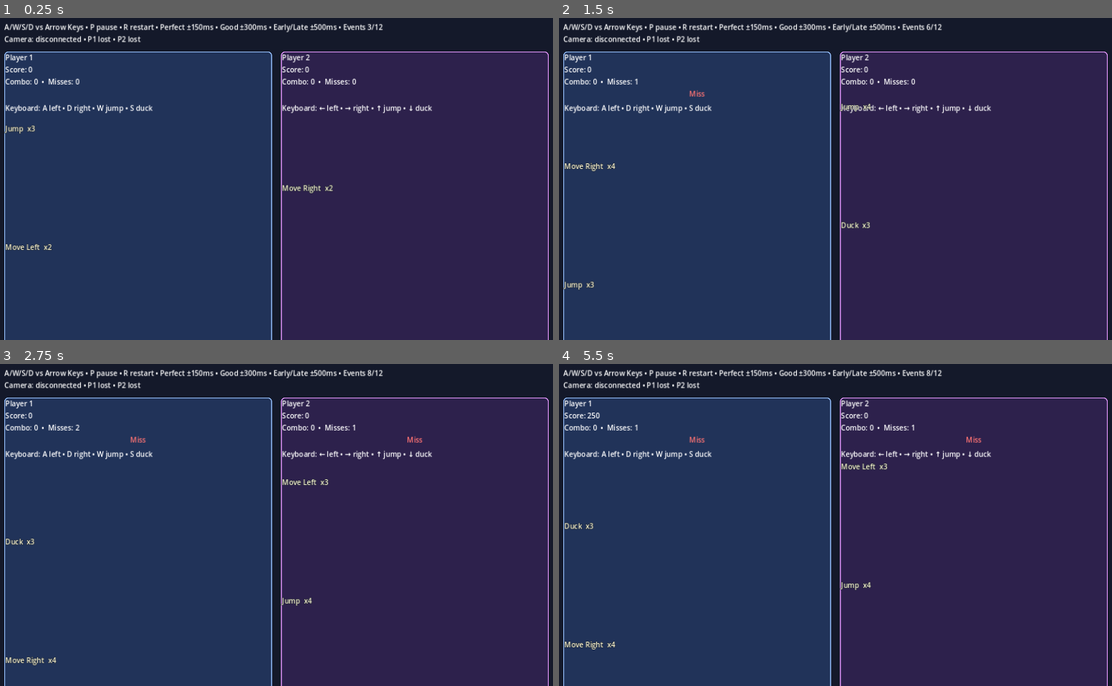
Above: before the commit, frames 1-4 (two rows, left to right).
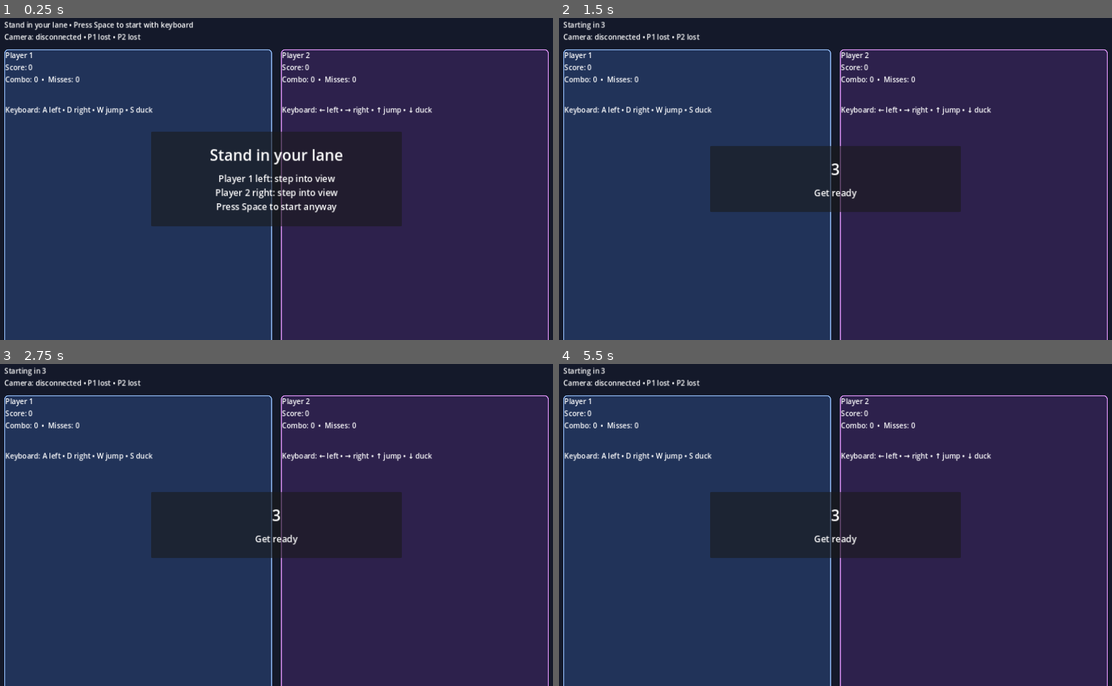
Above: after the commit, the same moments.

Repository: goblinsan/beat-dodge
Game: Godot game, scene res://scenes/main.tscn
Two runs of this game, one before a commit and one after it. Both use one fixed random seed, a clock stepped at 60 frames per second and the inputs below.
Inputs:
- Up to frame 1 (0.25 s): no input
- Up to frame 2 (1.5 s): tap Space at 0.5, 0.77, 0.8, 1.07, 1.35 s; hold D 0.53-1.28 s; tap Enter at 0.6 s; hold S from 1.28 s (still down)
- Up to frame 3 (2.75 s): tap Space at 1.52, 1.82, 2.3 s; tap Enter at 1.55, 2.1 s; release S at 2.03 s; hold D from 2.03 s (still down)
- Up to frame 4 (5.5 s): release D at 2.78 s; hold W 2.78-3.53 s; tap R at 2.85 s; tap Space at 3.02, 3.32, 3.77, 3.8, 4.07, 4.52, 4.82, 5.1 s; tap Enter at 3.05, 4.35 s; hold A 3.53-5.03 s; tap P at 3.6, 4.25 s; hold S from 5.03 s (still down)

The runs differ from the first frame. In frame 1, 17% of the frame differs, in the area x 0-100%, y 1-72%; in frame 2, 13%; in frame 3, 13%; in frame 4, 13%.
Error before the commit: Cannot call method 'set_input_as_handled' on a null value. (res://scripts/course_runtime.gd:147)
Error after the commit: Cannot call method 'set_input_as_handled' on a null value. (res://scripts/course_runtime.gd:182)

Commit message:
Add pre-round living room flow

Diff:
--- a/game/godot-project/scenes/main.tscn
+++ b/game/godot-project/scenes/main.tscn
@@ -82,6 +82,7 @@
 unique_name_in_owner = true
 custom_minimum_size = Vector2(0, 28)
 layout_mode = 2
+theme_override_font_sizes/font_size = 26
 horizontal_alignment = 1
 
 [node name="LaneBindingsLabel" type="Label" parent="UI/Lanes/LanePlayer1/LaneContent"]
@@ -121,6 +122,7 @@
 unique_name_in_owner = true
 custom_minimum_size = Vector2(0, 28)
 layout_mode = 2
+theme_override_font_sizes/font_size = 26
 horizontal_alignment = 1
 
 [node name="LaneBindingsLabel" type="Label" parent="UI/Lanes/LanePlayer2/LaneContent"]
@@ -132,6 +134,46 @@
 custom_minimum_size = Vector2(0, 520)
 layout_mode = 2
 size_flags_vertical = 3
+
+[node name="ReadyOverlay" type="CenterContainer" parent="."]
+unique_name_in_owner = true
+layout_mode = 1
+anchors_preset = 15
+anchor_right = 1.0
+anchor_bottom = 1.0
+grow_horizontal = 2
+grow_vertical = 2
+mouse_filter = 2
+
+[node name="ReadyPanel" type="PanelContainer" parent="ReadyOverlay"]
+layout_mode = 2
+custom_minimum_size = Vector2(560, 0)
+
+[node name="ReadyMargin" type="MarginContainer" parent="ReadyOverlay/ReadyPanel"]
+layout_mode = 2
+theme_override_constants/margin_left = 28
+theme_override_constants/margin_top = 28
+theme_override_constants/margin_right = 28
+theme_override_constants/margin_bottom = 28
+
+[node name="ReadyContent" type="VBoxContainer" parent="ReadyOverlay/ReadyPanel/ReadyMargin"]
+layout_mode = 2
+theme_override_constants/separation = 14
+
+[node name="ReadyTitleLabel" type="Label" parent="ReadyOverlay/ReadyPanel/ReadyMargin/ReadyContent"]
+unique_name_in_owner = true
+layout_mode = 2
+theme_override_font_sizes/font_size = 34
+horizontal_alignment = 1
+text = "Stand in your lane"
+
+[node name="ReadyBodyLabel" type="Label" parent="ReadyOverlay/ReadyPanel/ReadyMargin/ReadyContent"]
+unique_name_in_owner = true
+layout_mode = 2
+theme_override_font_sizes/font_size = 20
+horizontal_alignment = 1
+autowrap_mode = 3
+text = ""
 
 [node name="ResultsOverlay" type="CenterContainer" parent="."]
 unique_name_in_owner = true
--- a/game/godot-project/scripts/course_runtime.gd
+++ b/game/godot-project/scripts/course_runtime.gd
@@ -2,6 +2,9 @@
 
 const PLAYER_1 := "player_1"
 const PLAYER_2 := "player_2"
+const ROUND_SETUP := "setup"
+const ROUND_COUNTDOWN := "countdown"
+const ROUND_PLAYING := "playing"
 
 const PERFECT_SCORE := 1000
 const GOOD_SCORE := 500
@@ -18,6 +21,9 @@
 @export var good_window_seconds: float = 0.3
 @export var early_late_window_seconds: float = 0.5
 @export var feedback_hold_seconds: float = 0.9
+@export var pre_round_enabled: bool = true
+@export var pre_round_countdown_seconds: float = 3.0
+@export var pre_round_require_camera_ready: bool = true
 @export var camera_input_enabled: bool = true
 @export var camera_websocket_url: String = "ws://127.0.0.1:8765"
 @export var camera_min_confidence: float = 0.55
@@ -39,6 +45,9 @@
 @onready var timeline_label: Label = $UI/Header/TimelineLabel
 @onready var status_label: Label = $UI/Header/StatusLabel
 @onready var camera_status_label: Label = $UI/Header/CameraStatusLabel
+@onready var ready_overlay: Control = %ReadyOverlay
+@onready var ready_title_label: Label = %ReadyTitleLabel
+@onready var ready_body_label: Label = %ReadyBodyLabel
 @onready var results_overlay: Control = %ResultsOverlay
 @onready var results_title_label: Label = %ResultsTitleLabel
 @onready var results_body_label: Label = %ResultsBodyLabel
@@ -52,6 +61,8 @@
 var _active_prompts: Array[Label] = []
 var _player_state: Dictionary = {}
 var _results_shown: bool = false
+var _round_state: String = ROUND_SETUP
+var _countdown_started_msec: int = 0
 var _camera_peer: WebSocketPeer = null
 var _next_camera_reconnect_msec: int = 0
 var _camera_connection_state: String = "disconnected"
@@ -71,6 +82,7 @@
     _configure_lane_styles()
     _update_hud()
     results_overlay.visible = false
+    ready_overlay.visible = false
 
     var course: Dictionary = _load_course(course_path)
     if course.is_empty():
@@ -92,14 +104,16 @@
     _course_end_seconds = max(_song_duration_seconds, _last_event_time() + early_late_window_seconds + prompt_cleanup_delay)
 
     _load_music(song_data.get("id", ""))
-    if audio_player.stream != null:
-        audio_player.play()
-    _start_ticks_msec = Time.get_ticks_msec()
+    _timeline_seconds = 0.0
 
     _update_status_label()
+    _update_ready_overlay()
     _connect_camera()
     set_process(true)
     set_process_unhandled_input(true)
+
+    if not pre_round_enabled:
+        _start_round()
 
 func _exit_tree() -> void:
     if audio_player != null:
@@ -112,6 +126,27 @@
 func _process(_delta: float) -> void:
     _poll_camera()
     _expire_stale_camera_status()
+
+    if _round_state == ROUND_SETUP:
+        _timeline_seconds = 0.0
+        _update_hud()
+        _update_status_label()
+        _update_camera_status_label()
+        _update_ready_overlay()
+        if _camera_ready_for_round():
+            _begin_countdown()
+        return
+
+    if _round_state == ROUND_COUNTDOWN:
+        _timeline_seconds = 0.0
+        _update_hud()
+        _update_status_label()
+        _update_camera_status_label()
+        _update_ready_overlay()
+        if _countdown_seconds_remaining() <= 0.0:
+            _start_round()
+        return
+
     if _paused:
         _update_status_label()
         _update_camera_status_label()
@@ -147,12 +182,17 @@
         get_viewport().set_input_as_handled()
         return
 
+    if (keycode == KEY_SPACE or keycode == KEY_ENTER) and _round_state != ROUND_PLAYING:
+        _begin_countdown()
+        get_viewport().set_input_as_handled()
+        return
+
     if keycode == KEY_ESCAPE or keycode == KEY_P:
         _toggle_pause()
         get_viewport().set_input_as_handled()
         return
 
-    if _results_shown or _paused:
+    if _results_shown or _paused or _round_state != ROUND_PLAYING:
         return
 
     var action_event := _normalize_keyboard_action(key_event)
@@ -223,7 +263,9 @@
 func _read_timeline_seconds() -> float:
     if audio_player.playing:
         return audio_player.get_playback_position()
-    return float(Time.get_ticks_msec() - _start_ticks_msec) / 1000.0
+    if _round_state == ROUND_PLAYING:
+        return float(Time.get_ticks_msec() - _start_ticks_msec) / 1000.0
+    return 0.0
 
 func _spawn_due_prompts() -> void:
     while _spawn_index < _events.size():
@@ -247,6 +289,7 @@
     prompt.size_flags_horizontal = Control.SIZE_EXPAND_FILL
     prompt.position = Vector2(0.0, -30.0)
     prompt.custom_minimum_size = Vector2(0.0, 30.0)
+    prompt.add_theme_font_size_override("font_size", 24)
     prompt.add_theme_color_override("font_color", Color(1.0, 0.98, 0.85))
     prompt.add_theme_color_override("font_outline_color", Color(0.05, 0.08, 0.12))
     prompt.add_theme_constant_override("outline_size", 3)
@@ -463,6 +506,14 @@
         status_label.text = "Round complete • Press R to try again"
         return
 
+    if _round_state == ROUND_SETUP:
+        status_label.text = "Stand in your lane • Press Space to start with keyboard"
+        return
+
+    if _round_state == ROUND_COUNTDOWN:
+        status_label.text = "Starting in %d" % max(1, int(ceil(_countdown_seconds_remaining())))
+        return
+
     if _paused:
         status_label.text = "Paused • Press P or Esc to resume • Press R to restart"
         return
@@ -476,7 +527,7 @@
     ]
 
 func _toggle_pause() -> void:
-    if _results_shown:
+    if _results_shown or _round_state != ROUND_PLAYING:
         return
     _paused = not _paused
     if audio_player.stream != null:
@@ -527,7 +578,7 @@
         _update_camera_player_status(players)
         return
 
-    if _paused or _results_shown:
+    if _paused or _results_shown or _round_state != ROUND_PLAYING:
         return
 
     for player in players:
@@ -635,11 +686,70 @@
         _:
             return move.capitalize()
 
+func _camera_ready_for_round() -> bool:
+    if not camera_input_enabled or not pre_round_require_camera_ready:
+        return true
+    return _camera_player_ready(PLAYER_1) and _camera_player_ready(PLAYER_2)
+
+func _camera_player_ready(player_id: String) -> bool:
+    var status: Dictionary = _camera_player_status.get(player_id, {})
+    return bool(status.get("visible", false)) and bool(status.get("calibrated", false))
+
+func _begin_countdown() -> void:
+    if _round_state == ROUND_PLAYING:
+        return
+    _round_state = ROUND_COUNTDOWN
+    _countdown_started_msec = Time.get_ticks_msec()
+    ready_overlay.visible = true
+    _update_ready_overlay()
+
+func _start_round() -> void:
+    _round_state = ROUND_PLAYING
+    ready_overlay.visible = false
+    _start_ticks_msec = Time.get_ticks_msec()
+    _timeline_seconds = 0.0
+    if audio_player.stream != null:
+        audio_player.play()
+
+func _countdown_seconds_remaining() -> float:
+    if _round_state != ROUND_COUNTDOWN:
+        return pre_round_countdown_seconds
+    var elapsed := float(Time.get_ticks_msec() - _countdown_started_msec) / 1000.0
+    return max(0.0, pre_round_countdown_seconds - elapsed)
+
+func _update_ready_overlay() -> void:
+    if _round_state == ROUND_PLAYING:
+        ready_overlay.visible = false
+        return
+
+    ready_overlay.visible = true
+    if _round_state == ROUND_COUNTDOWN:
+        ready_title_label.text = "%d" % max(1, int(ceil(_countdown_seconds_remaining())))
+        ready_body_label.text = "Get ready"
+        return
+
+    ready_title_label.text = "Stand in your lane"
+    if camera_input_enabled and pre_round_require_camera_ready:
+        ready_body_label.text = "Player 1 left: %s\nPlayer 2 right: %s\nPress Space to start anyway" % [
+            _format_ready_player_status(PLAYER_1),
+            _format_ready_player_status(PLAYER_2),
+        ]
+    else:
+        ready_body_label.text = "Press Space to start"
+
+func _format_ready_player_status(player_id: String) -> String:
+    var status: Dictionary = _camera_player_status.get(player_id, {})
+    if not bool(status.get("visible", false)):
+        return "step into view"
+    if not bool(status.get("calibrated", false)):
+        return "stand still"
+    return "ready"
+
 func _show_results() -> void:
     _results_shown = true
     results_overlay.visible = true
     results_title_label.text = _build_results_title()
-    results_body_label.text = "%s\n\n%s" % [
+    results_body_label.text = "%s\n\n%s\n\nPress R to try again" % [
         _format_player_results(PLAYER_1, "Player 1"),
         _format_player_results(PLAYER_2, "Player 2"),
     ]
Not shown, changed: docs/living_room_playability_gap_plan_2026-05-11.md
